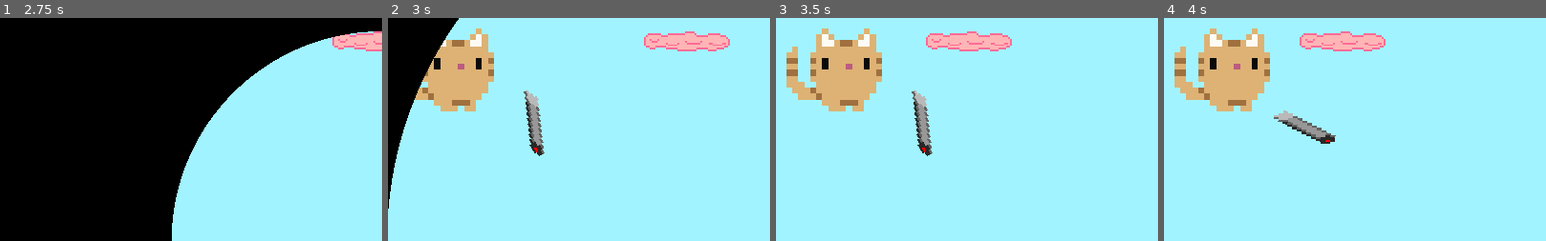
Above: before the commit, frames 1-4 (left to right).
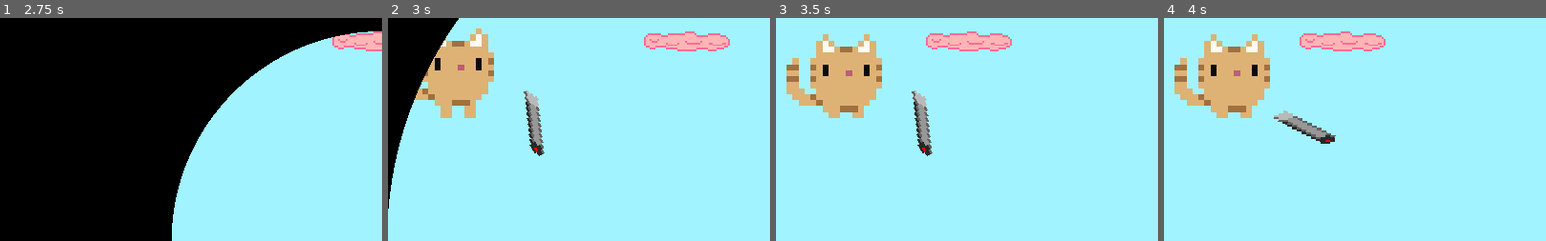
Above: after the commit, the same moments.

Repository: aarongrisez/gmtk2023
Game: Godot game, scene res://UI/Menu.tscn
Same seed, same stepped clock (60 frames per second), same inputs: the game is played once before the commit and once after it. Sound files missing from this copy of the repository are replaced by a short silence.
Inputs (mouse positions are % of the whole screen's width and height, from its top left):
- Up to frame 1 (2.75 s): click "Play" at 0.5 s; click "Play" at 1.25 s; tap Enter at 2 s; move the mouse to (72, 45) at 2.02 s; hold Right (right) from 2.03 s (still down); tap Space (jump) at 2.27 s
- Up to frame 2 (3 s): keep holding Right (right); move the mouse to (30, 55) at 2.77 s
- Up to frame 3 (3.5 s): keep holding Right (right); tap Space (jump) at 3.02 s
- Up to frame 4 (4 s): move the mouse to (60, 28) at 3.52 s; release Right (right) at 3.53 s; hold Left (left) from 3.53 s (still down)
The pictures show only the part of the screen within x 0-50%, y 0-50%; the shares and areas given below are measured in that part.

Frame 1 is identical in both runs. In frame 2, 0.3% of the frame differs, in the area x 8-28%, y 9-45%; in frame 3, 3.1%, in the area x 2-28%, y 4-45%; in frame 4, 3.1%.

Commit message:
add cat animation

Diff:
--- a/gmtk2023/Player/Cat.tscn
+++ b/gmtk2023/Player/Cat.tscn
@@ -1,13 +1,23 @@
-[gd_scene load_steps=4 format=2]
+[gd_scene load_steps=6 format=2]
 
-[ext_resource path="res://Player/Assets/cat-neutral.png" type="Texture" id=1]
+[ext_resource path="res://Player/Assets/cat-neutral-2.png.png" type="Texture" id=1]
 [ext_resource path="res://Player/Assets/pen.png" type="Texture" id=2]
 [ext_resource path="res://Player/Pen.gd" type="Script" id=3]
+[ext_resource path="res://Player/Assets/cat-neutral-1.png.png" type="Texture" id=4]
+
+[sub_resource type="SpriteFrames" id=1]
+animations = [ {
+"frames": [ ExtResource( 4 ), ExtResource( 1 ) ],
+"loop": true,
+"name": "default",
+"speed": 5.0
+} ]
 
 [node name="Cat" type="Node2D"]
 
-[node name="Cat-neutral" type="Sprite" parent="."]
-texture = ExtResource( 1 )
+[node name="Cat-neutral" type="AnimatedSprite" parent="."]
+frames = SubResource( 1 )
+playing = true
 
 [node name="Pen" type="Sprite" parent="."]
 position = Vector2( 15, 10 )
Binary file added: gmtk2023/Player/Assets/cat-neutral-1.png.png
Not shown, added: gmtk2023/Player/Assets/cat-neutral-1.png.png.import
Binary file added: gmtk2023/Player/Assets/cat-neutral-2.png.png
Not shown, added: gmtk2023/Player/Assets/cat-neutral-2.png.png.import
Binary file changed: gmtk2023/Player/Assets/cat-neutral.png
